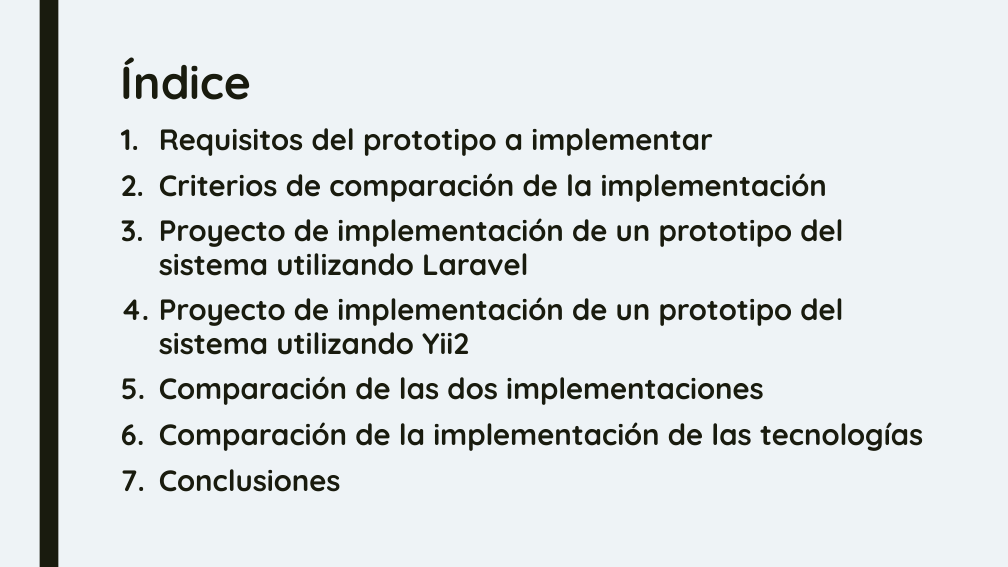
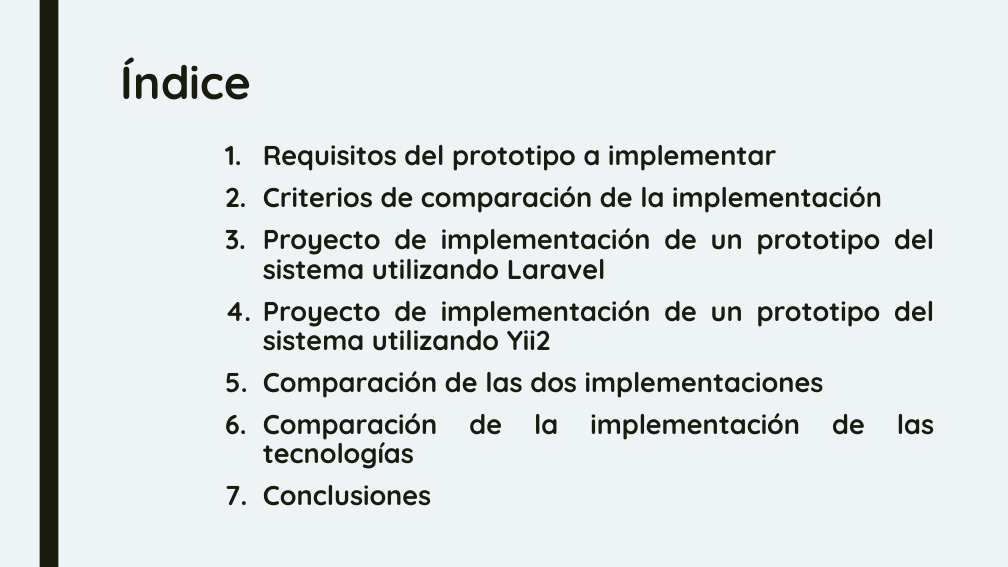
Before and after one commit to IGarrido1996/TG3_T4, a slide deck: slide 3 of TG3_plantilla primera parteppt.pptx. Drawn at 1008x567 pixels with LibreOffice and Linux fonts; fonts in the diff are those of the drawing. Boxes give left, top, right and bottom in pixels: in the first picture for what was removed or moved away, otherwise in the second. Text is boxed around its words. In the diff, an @@ line names an element or a change of style, - is before the commit and + after.

Commit message:
ppt_parteLaravel

```diff
--- a/TG3_plantilla primera parteppt.pptx
+++ b/TG3_plantilla primera parteppt.pptx
@@ text "Requisitos del prototipo a implementar": place and size @@
-text "Requisitos del prototipo a implementar" at box(159, 128, 923, 492)
+text "Requisitos del prototipo a implementar" at box(263, 145, 934, 440)
@@ text "Requisitos del prototipo a implementar" at box(263, 145, 934, 440): size 28 to 25.9 pt; alignment left to justified; line spacing 0.94 to 0.9 @@
```
Also in this commit, not shown: 5 other slides changed, 3 slides added.
